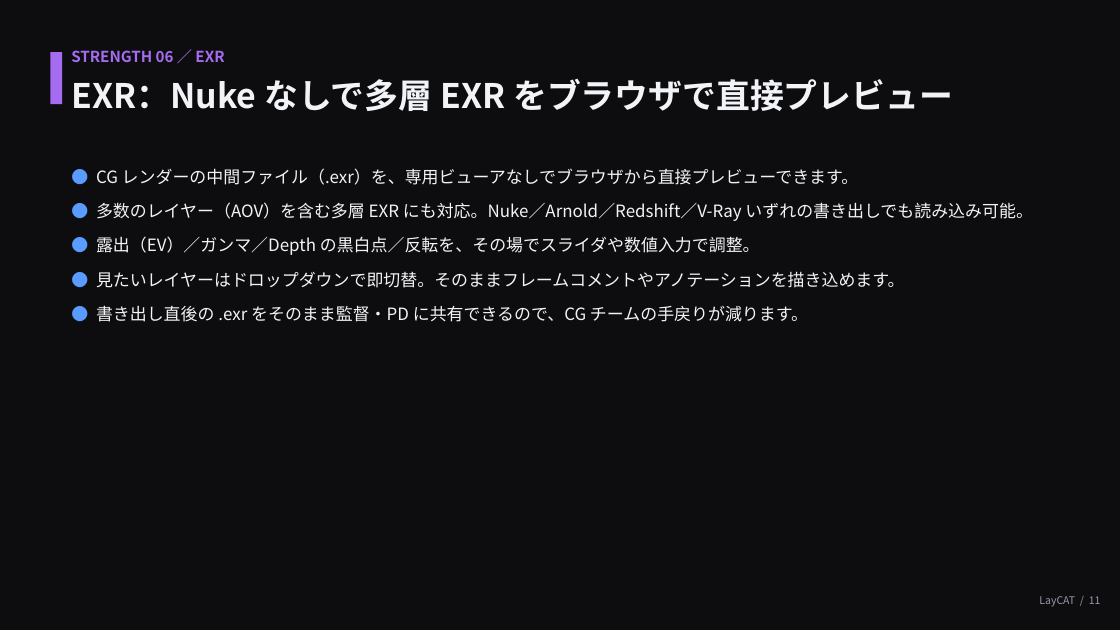
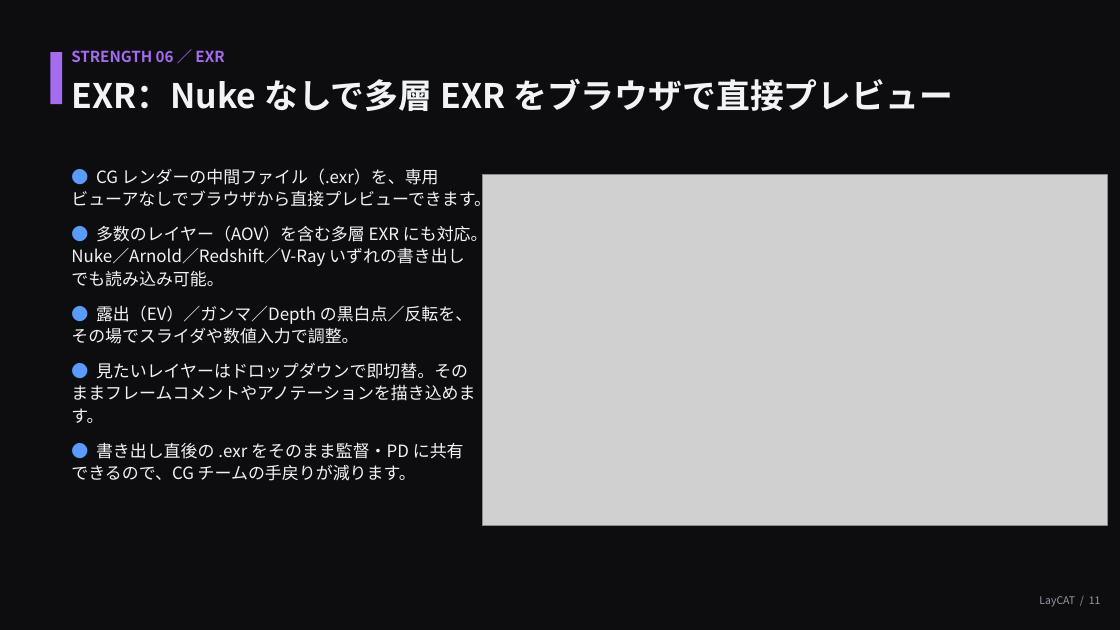
Before and after one commit to ogshaw03/lay_cat, a slide deck: slide 11 of LayCAT_紹介プレゼン.pptx. Drawn at 1120x630 pixels with LibreOffice and Linux fonts; fonts in the diff are those of the drawing; grey boxes stand for pictures. Boxes give left, top, right and bottom in pixels: in the first picture for what was removed or moved away, otherwise in the second. Text is boxed around its words. In the diff, an @@ line names an element or a change of style, - is before the commit and + after.

```diff
--- a/LayCAT_紹介プレゼン.pptx
+++ b/LayCAT_紹介プレゼン.pptx
@@ text "● CG レンダーの中間ファイル（.exr）を、専用ビューアなしでブラウザから直接プレビューできます。" rewrapped from [96,168,1032,322] to [71,168,491,481] @@
@@ picture added at [482,175,1107,526] @@
```
Also in this commit, not shown: 2 other slides changed, 2 other files.
